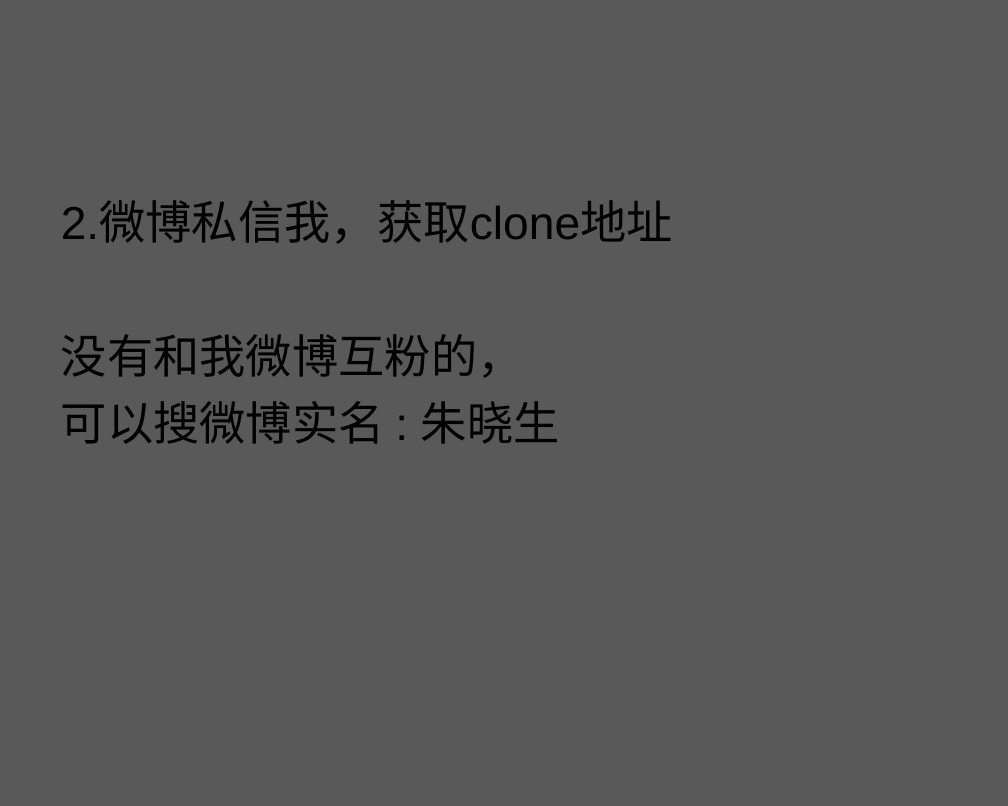
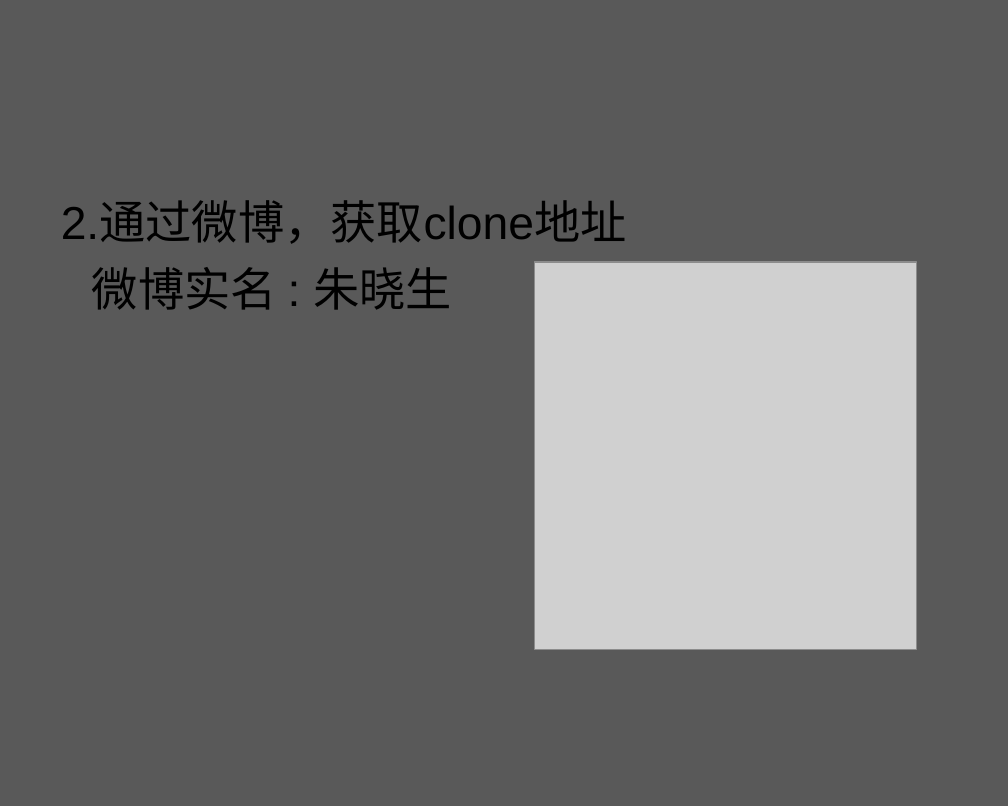
Before and after one commit to zhuxiaosheng/code, a slide deck: slide 102 of git.ppt (slide 85 before the commit). Drawn at 1008x806 pixels with LibreOffice and Linux fonts; fonts in the diff are those of the drawing; grey boxes stand for pictures; background and template pictures are left out. Boxes give left, top, right and bottom in pixels: in the first picture for what was removed or moved away, otherwise in the second. Text is boxed around its words. In the diff, an @@ line names an element or a change of style, - is before the commit and + after.

```diff
--- a/git.ppt
+++ b/git.ppt
@@ text at bbox=[61, 203, 627, 310]: text changed @@
-2.微博私信我，获取clone地址
-没有和我微博互粉的，
-可以搜微博实名 : 朱晓生
+2.通过微博，获取clone地址
+微博实名 : 朱晓生
@@ picture added at bbox=[534, 263, 917, 651] @@
```
Also in this commit, not shown: 28 other slides changed, 33 slides added, 16 slides removed.
